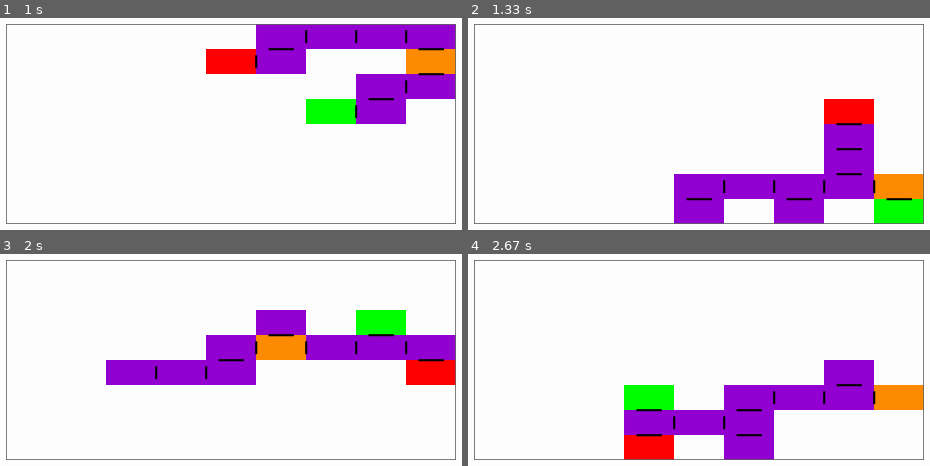
Above: before the commit, frames 1-4 (two rows, left to right).
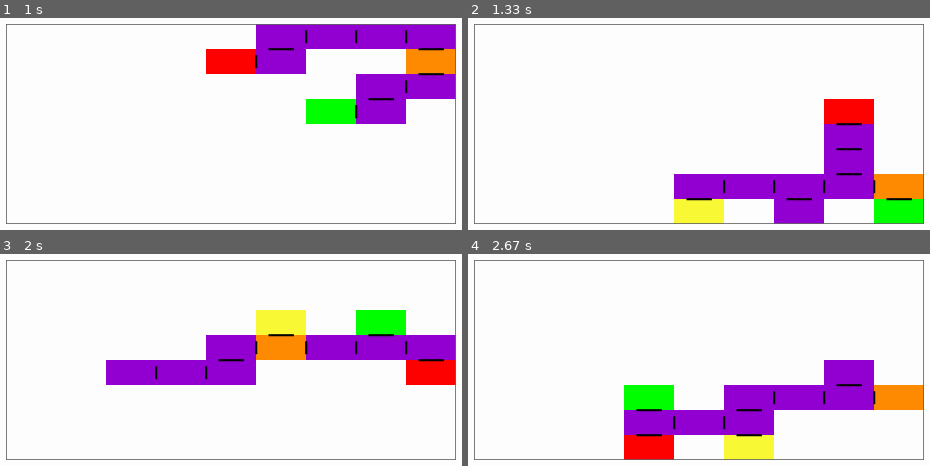
Above: after the commit, the same moments.

Repository: Joltras/Dungeon-Python
Game: pygame game, started from main.py
Two runs of this game, one before a commit and one after it. Both use one fixed random seed, a clock stepped at 60 frames per second and the inputs below.
Inputs (mouse positions are in pixels of both pictures, inside the frame that each line leads up to):
- Up to frame 1 (1 s): tap S at 0.33 s; click (235, 149) at 0.85 s
- Up to frame 2 (1.33 s): move the mouse to (outside the picture) at 1.17 s
- Up to frame 3 (2 s): click (outside the picture) at 1.4 s; move the mouse to (outside the picture) at 1.77 s
- Up to frame 4 (2.67 s): click (outside the picture) at 2.02 s; move the mouse to (outside the picture) at 2.4 s

Frame 1 is identical in both runs. In frame 2, 1.3% of the frame differs, in the area x 44-56%, y 85-98%; in frame 3, 1.3%, in the area x 55-67%, y 26-39%; in frame 4, 1.3%.

Commit message:
Added Shop Room Added height and width to JSON Changed placement of special rooms

Diff:
--- a/Generator.py
+++ b/Generator.py
@@ -12,7 +12,9 @@
 START_ROOM_COLOR = Color.ORANGE
 BOSS_ROOM_COLOR = Color.RED
 ITEM_ROOM_COLOR = Color.GREEN
-SPECIAL_ROOMS = (RoomType.BOSS_ROOM, RoomType.ITEM_ROOM)
+SHOP_ROOM_COLOR = Color.YELLOW
+SPECIAL_ROOMS = (RoomType.ITEM_ROOM, RoomType.SHOP_ROOM, RoomType.BOSS_ROOM)
+MIN_DISTANCE = 4
 
 
 class Generator:
@@ -26,7 +28,8 @@
         random.seed(seed)
 
     def toJSON(self):
-        j = "{\n" + '"seed": "' + self.__seed + '",\n' + '"floor": ' + self.floor.toJSON() + "\n}"
+        j = "{\n" + '"seed": "' + self.__seed + '",\n' + '"width": ' + str(Globals.width) + ',\n"height": ' + \
+            str(Globals.height) + ',\n"floor": ' + self.floor.toJSON() + "\n}"
         return j
 
     def get_room_amount(self) -> int:
@@ -98,32 +101,50 @@
             self.floor.add_room(room[0], room[1], NORMAL_ROOM_COLOR)
 
         dead_ends = self.mark_dead_ends()
+        self.add_boss_room(dead_ends, start_room)
         self.add_special_rooms(dead_ends)
         self.floor.add_doors_to_rooms()
 
         print(self.floor.get_floor())
 
     def mark_dead_ends(self):
-        dead_end_index = ()
+        dead_end_index = []
         i = 0
         while i < len(self.floor.get_rooms()):
             room = self.floor.get_rooms()[i]
             if self.floor.is_dead_end(room.get_x(), room.get_y()):
-                if not room.get_type() == RoomType.START_ROOM:
+                if not (room.get_type() == RoomType.START_ROOM):
                     room.set_type(RoomType.DEAD_END)
                     dead_end_index += (i,)
             i += 1
         return dead_end_index
 
+    def add_boss_room(self, dead_ends, start_room):
+        boss_room = None
+        boss_room_index = None
+        for index in dead_ends:
+            dead_end = self.floor.get_rooms()[index]
+            if (abs(start_room[0] - dead_end.get_x()) >= MIN_DISTANCE) and (abs(start_room[1] - dead_end.get_y()) >= MIN_DISTANCE):
+                boss_room = dead_end
+                boss_room_index = index
+        if boss_room is None:
+            boss_room = self.floor.get_rooms()[dead_ends[0]]
+            boss_room_index = dead_ends[0]
+        boss_room.set_type(RoomType.BOSS_ROOM)
+        boss_room.set_color(BOSS_ROOM_COLOR)
+        dead_ends.remove(boss_room_index)
+
     def add_special_rooms(self, dead_ends):
         i = 0
         while i < len(SPECIAL_ROOMS) and i < len(dead_ends):
             self.floor.get_rooms()[dead_ends[i]].set_type(SPECIAL_ROOMS[i])
-            if SPECIAL_ROOMS[i] == RoomType.BOSS_ROOM:
-                self.floor.get_rooms()[dead_ends[i]].set_color(BOSS_ROOM_COLOR)
+            if SPECIAL_ROOMS[i] == RoomType.SHOP_ROOM:
+                self.floor.get_rooms()[dead_ends[i]].set_color(SHOP_ROOM_COLOR)
             elif SPECIAL_ROOMS[i] == RoomType.ITEM_ROOM:
                 self.floor.get_rooms()[dead_ends[i]].set_color(ITEM_ROOM_COLOR)
             i += 1
+
+
 
     def run(self):
         active: bool = True
